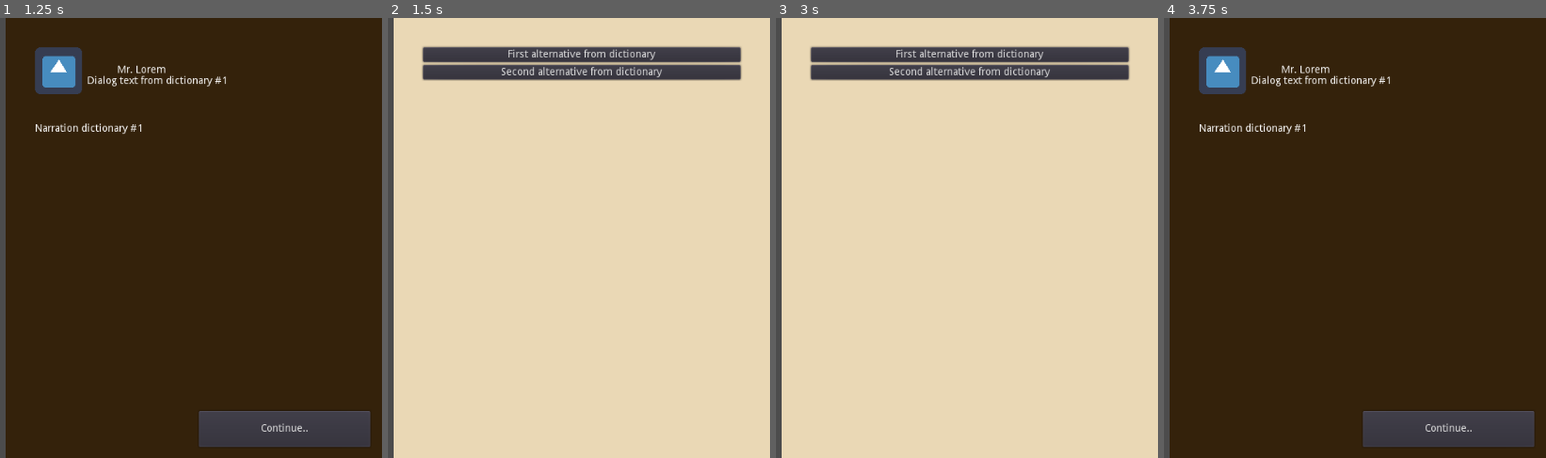
Above: before the commit, frames 1-4 (left to right).
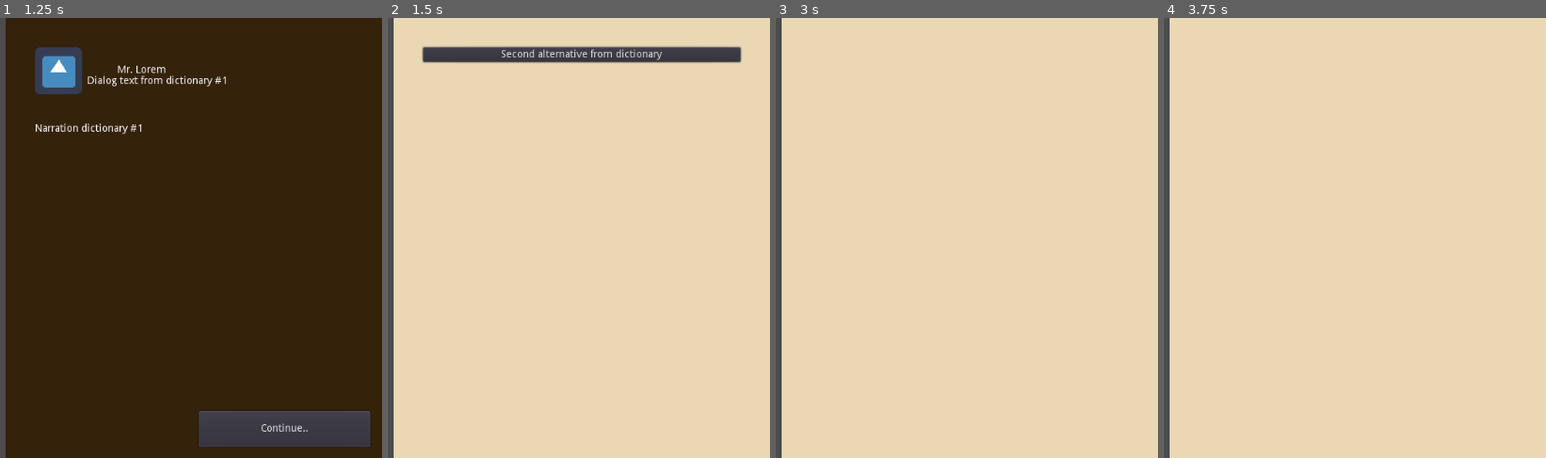
Above: after the commit, the same moments.

Repository: jordgubben/gw24-fam-andersson
Game: Godot game, scene res://FamilyDinner.tscn
Same seed, same stepped clock (60 frames per second), same inputs: the game is played once before the commit and once after it. The engine's default icon, where the game draws it, is replaced by a stand-in: a white triangle on a blue panel in a dark square.
Inputs (mouse positions are in pixels of both pictures, inside the frame that each line leads up to):
- Up to frame 1 (1.25 s): click "First alternative from dictio…" at 0.5 s
- Up to frame 2 (1.5 s): click "Continue.." at 1.25 s
- Up to frame 3 (3 s): click "Second alternative from dicti…" at 2 s; click "Continue.." at 2.75 s
- Up to frame 4 (3.75 s): click (1358, 53) at 3.5 s, where only the run before the commit has a clickable "First alternative from dictio…"

Frame 1 is identical in both runs. In frame 2, 3.6% of the frame differs, in the area x 8-93%, y 7-15%; in frame 3, 6.6%; in frame 4, 99%, in the area x 1-100%, y 0-100%.

Commit message:
Only allow selecting conversation segments once

Diff:
--- a/FamilyDinner.gd
+++ b/FamilyDinner.gd
@@ -10,6 +10,7 @@
 export(NodePath) var narrative_path = NodePath("ui/narrative")
 onready var _narrative_panel: NarrativePanel = self.get_node(narrative_path)
 
+var _passed_conversations = []
 
 var _potential_conversations: Dictionary = {
 	"#1": ConversationSegment.new("First alternative from dictionary", [], [
@@ -25,8 +26,23 @@
 
 # Populate options panel with some placeholders
 func _ready():
+	self.populate_options()
+
+
+func populate_options():
+	_options_panel.clear_options()
+
+	# Filter out available conversations
+	var available_conversations = []
 	for key in _potential_conversations.keys():
 		var segment:ConversationSegment = _potential_conversations[key]
+		if not key in _passed_conversations:
+			available_conversations.append([key, segment])
+
+	# Add buttons for each available conversation
+	for a in available_conversations:
+		var key: String = a[0]
+		var segment:ConversationSegment = a[1]
 		var title: String = segment.title
 		_options_panel.add_option(key, title)
 
@@ -41,8 +57,12 @@
 	segment.present(_narrative_panel)
 	_narrative_panel.visible = true
 
+	# Record as passed conversation
+	_passed_conversations.append(key)
+
 func _on_narrative_pressentation_completed():
 	_narrative_panel.visible = false
+	self.populate_options()
 	_options_panel.visible = true
 
 #
--- a/ui/NarrativePanel.gd
+++ b/ui/NarrativePanel.gd
@@ -24,6 +24,5 @@
 		self.remove_child(c)
 		c.queue_free()
 
-
 func _on_continue_button_pressed():
 	self.emit_signal("pressentation_completed")
--- a/ui/OptionsPanel.gd
+++ b/ui/OptionsPanel.gd
@@ -15,6 +15,12 @@
 	b.connect("pressed", self, "on_option_clicked", [key])
 	$margin/vbox.add_child(b)
 
+func clear_options():
+	for b in $margin/vbox.get_children():
+		prints("Removing", b, "from" , self)
+		self.remove_child(b)
+		b.queue_free()
+
 func on_option_clicked(key:String):
 	prints("Selected: ", key)
 	self.emit_signal("option_selected", key)
